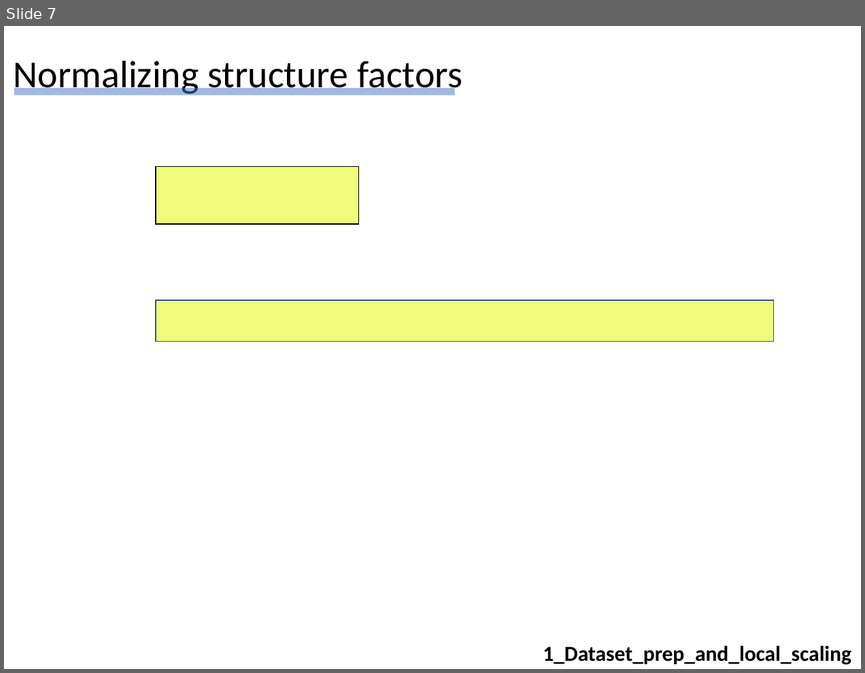
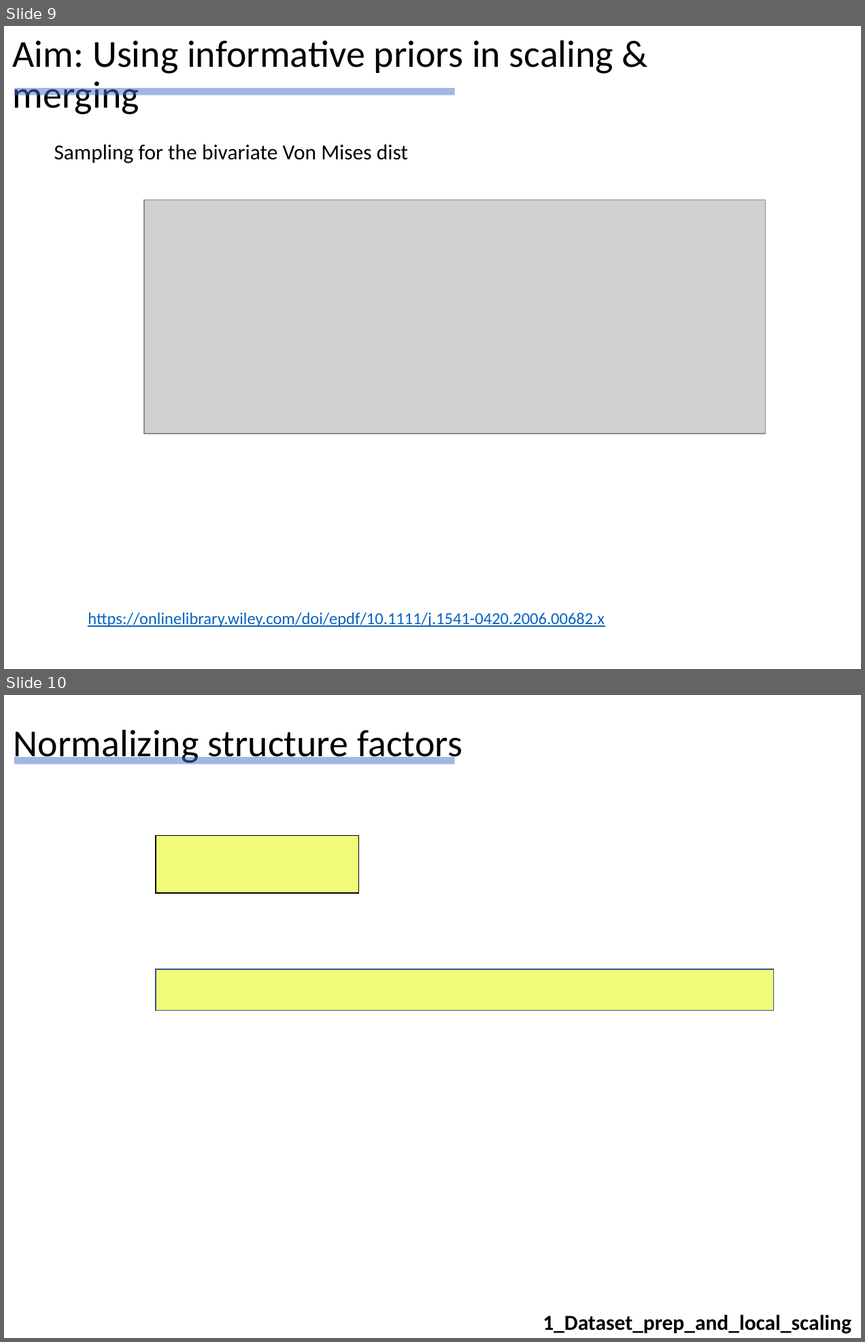
Before and after one commit to Hekstra-Lab/dw, a slide deck: Summary_of_findings_DH_20210218.pptx. Shown one above the other, each under a label of ours: slide 7 before the commit, slides 9 and 10 after it. The pictures are 865x673 and 865x1342 pixels, drawn with LibreOffice and Linux fonts; fonts in the diff are those of the drawing; grey boxes stand for pictures. Boxes give left, top, right and bottom in pixels: in the first picture for what was removed or moved away, otherwise in the second. Text is boxed around its words. In the diff, an @@ line names an element or a change of style, - is before the commit and + after.

Commit message:
updates for bivariate phase distributions in notebook 6

```diff
--- a/Summary_of_findings_DH_20210218.pptx
+++ b/Summary_of_findings_DH_20210218.pptx
@@ slide 9 added at [4, 26, 861, 669], background #FFFFFF @@
@@ title added at [13, 40, 613, 114], 32 pt, text #000000 @@
+Aim: Using informative priors in scaling & merging
@@ line added from (14, 91) to (455, 91), #4472C4 6 pt @@
@@ text added at [54, 144, 408, 163], 18 pt, text #000000 @@
+Sampling for the bivariate Von Mises dist
@@ picture added at [145, 200, 766, 434] @@
@@ text added at [88, 612, 604, 627], 14 pt, text #0563C1, underline @@
+https://onlinelibrary.wiley.com/doi/epdf/10.1111/j.1541-0420.2006.00682.x
@@ what was slide 7 is now slide 10 @@
```
Also in this commit, not shown: 3 slides changed, 11 other slides added, 1 slide removed, 16 other files.
